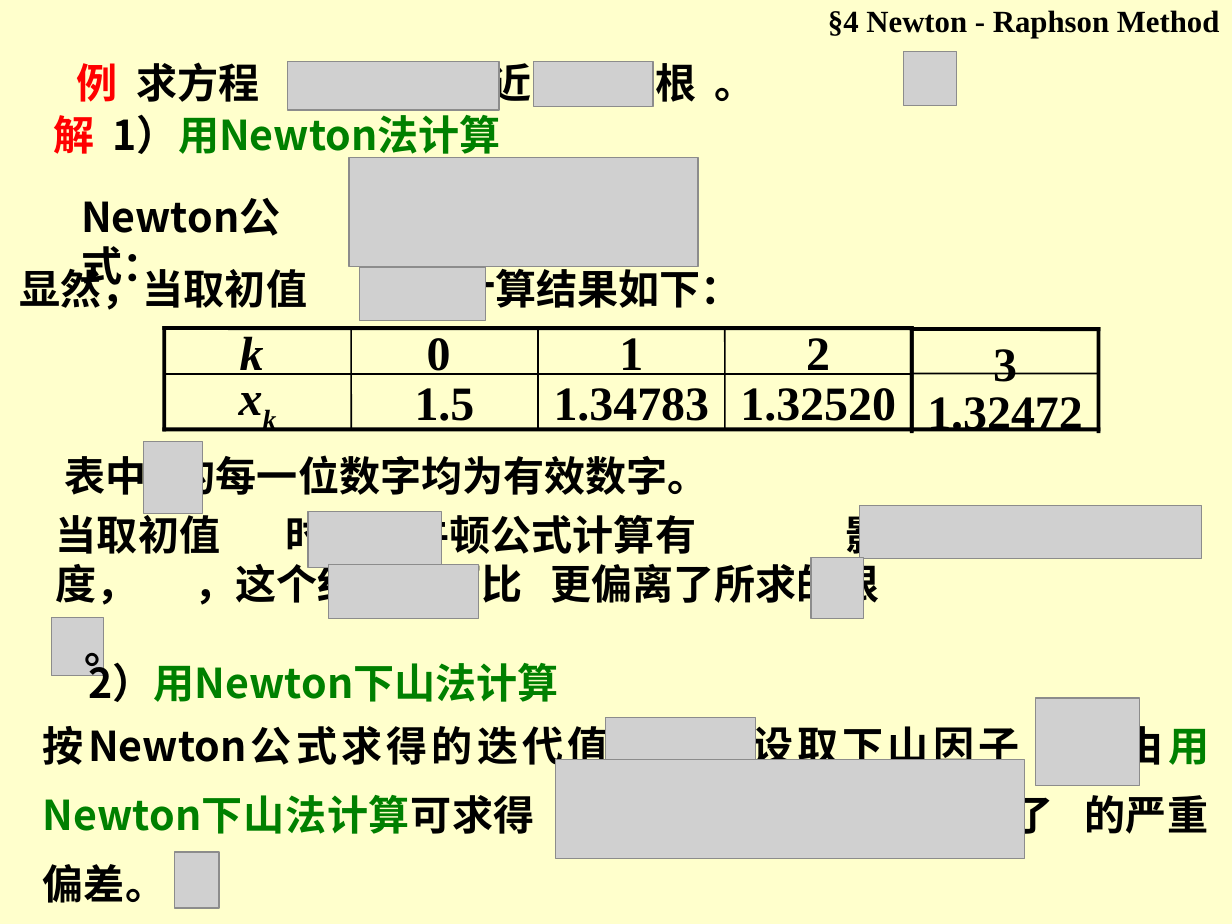
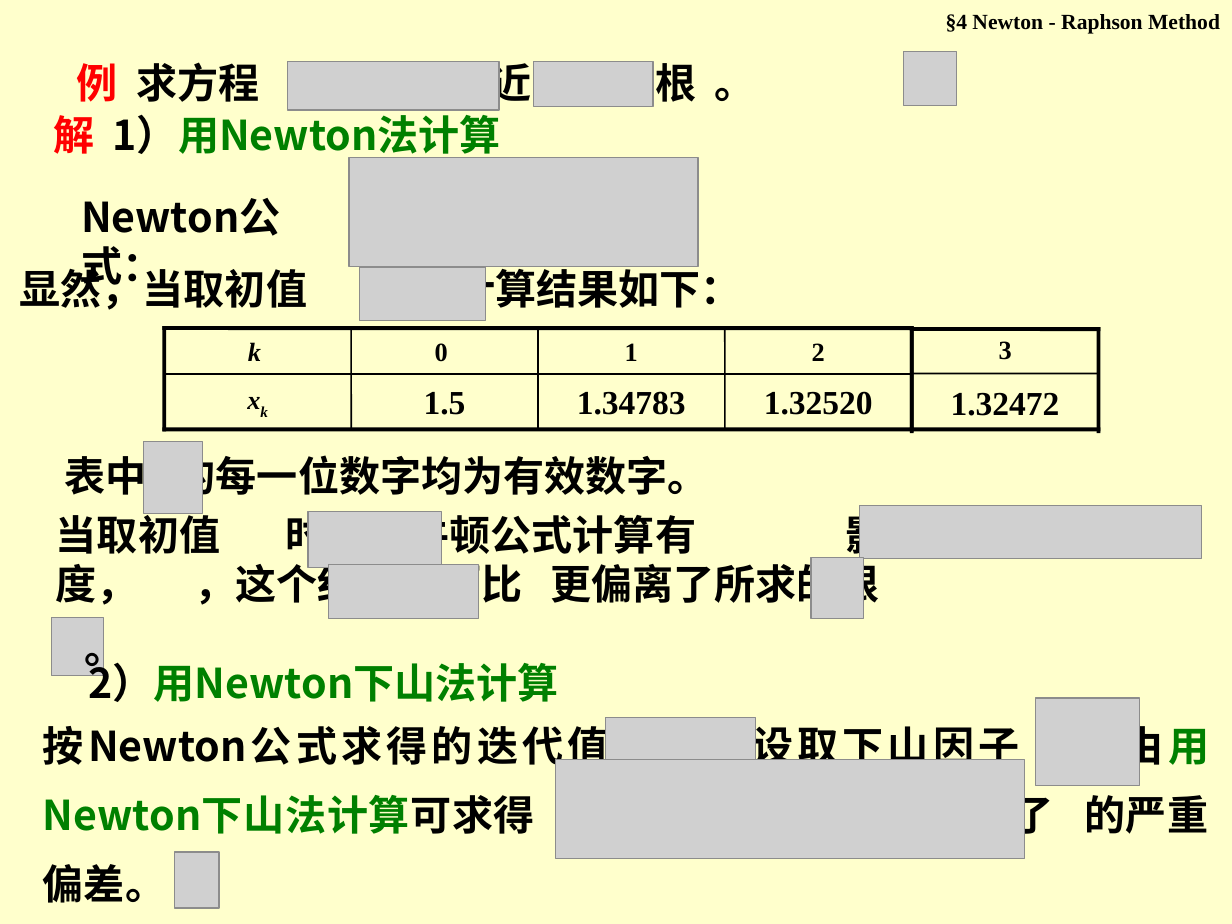
Before and after one commit to shidangda/Advanced-Engineering-Mathematics, a slide deck: slide 10 of NA007b方程求根.ppt. Drawn at 1232x924 pixels with LibreOffice and Linux fonts; fonts in the diff are those of the drawing; grey boxes stand for pictures. Boxes give left, top, right and bottom in pixels: in the first picture for what was removed or moved away, otherwise in the second. Text is boxed around its words. In the diff, an @@ line names an element or a change of style, - is before the commit and + after.

```diff
--- a/NA007b方程求根.ppt
+++ b/NA007b方程求根.ppt
@@ text "§4 Newton - Raphson Method" at bbox=[946, 14, 1220, 34]: size 18 to 12.6 pt @@
@@ size 28 to 15.4 pt in 6 elements at bbox=[164, 375, 351, 430], bbox=[812, 343, 825, 361], bbox=[625, 343, 638, 361], bbox=[435, 343, 448, 362], bbox=[248, 342, 261, 361], bbox=[999, 341, 1012, 360] @@
@@ size 28 to 19.6 pt in 4 elements at bbox=[764, 391, 873, 415], bbox=[577, 391, 686, 415], bbox=[424, 392, 466, 415], bbox=[951, 392, 1060, 416] @@
```
Also in this commit, not shown: 13 other slides changed, 1 other file.
